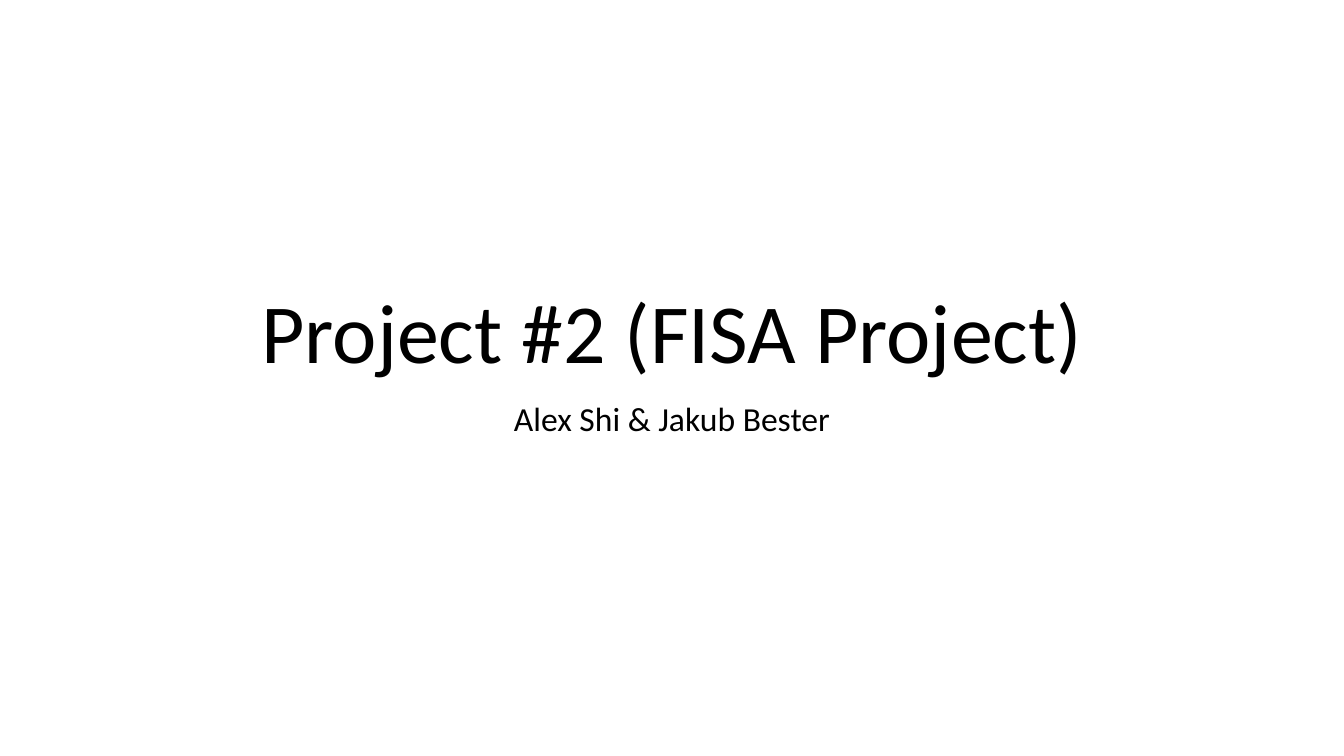
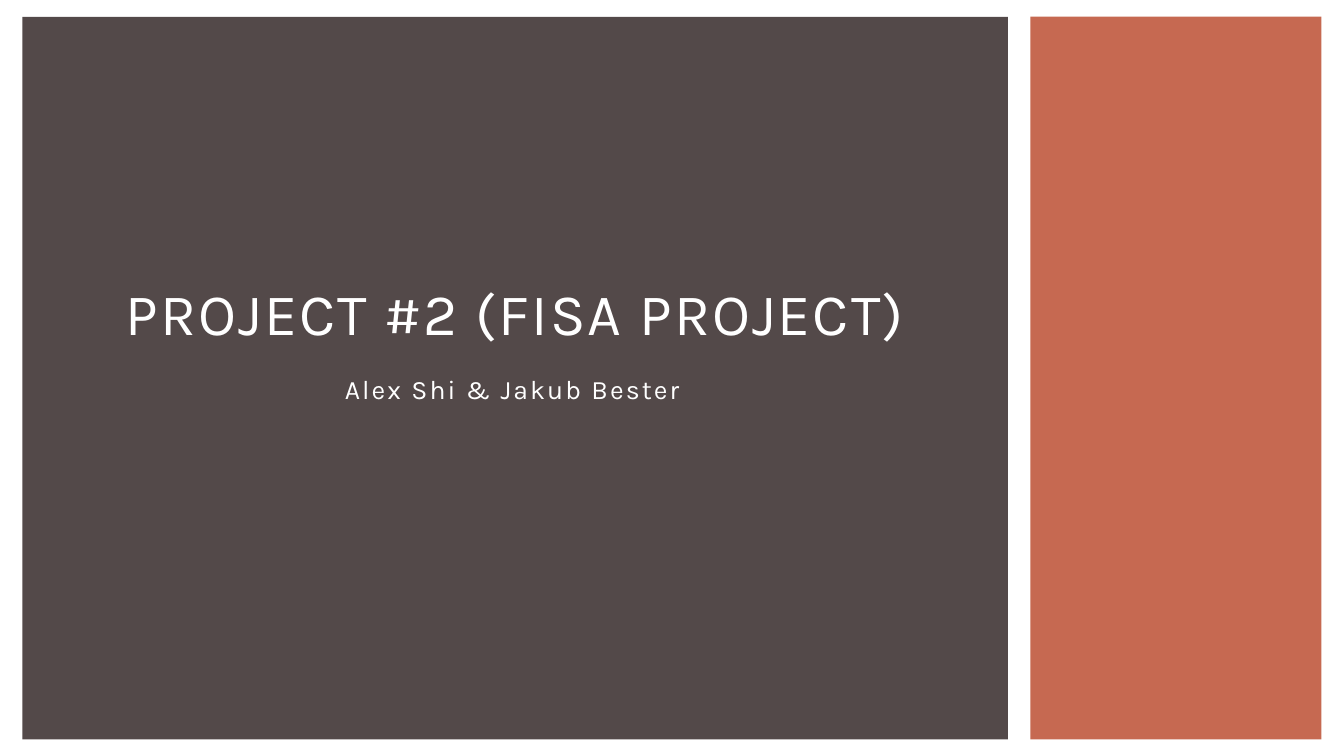
Before and after one commit to jakubbester/fisa-project, a slide deck: slide 1 of Project #2 (FISA Project).pptx. Drawn at 1344x756 pixels with LibreOffice and Linux fonts; fonts in the diff are those of the drawing. Boxes give left, top, right and bottom in pixels: in the first picture for what was removed or moved away, otherwise in the second. Text is boxed around its words. In the diff, an @@ line names an element or a change of style, - is before the commit and + after.

```diff
--- a/Project #2 (FISA Project).pptx
+++ b/Project #2 (FISA Project).pptx
@@ rectangle added at [22, 17, 1008, 740], fill #534949 @@
@@ rectangle added at [1030, 17, 1322, 740], fill #C66951 @@
@@ title at [126, 292, 903, 342]: text changed; size 60 to 42 pt; font Calibri to Karla; text colour #000000 to #FFFFFF @@
-Project #2 (FISA Project)
+PROJECT #2 (FISA PROJECT)
@@ subtitle "Alex Shi & Jakub Bester": place and size @@
-subtitle "Alex Shi & Jakub Bester" at [514, 407, 830, 432]
+subtitle "Alex Shi & Jakub Bester" at [345, 380, 679, 400]
@@ subtitle "Alex Shi & Jakub Bester" at [345, 380, 679, 400]: size 24 to 19 pt, font Calibri to Karla, text colour #000000 to #FFFFFF, letter spacing 0 to 1.5 pt @@
```
Also in this commit, not shown: 2 other slides changed, 1 slide added, 4 slides removed.
